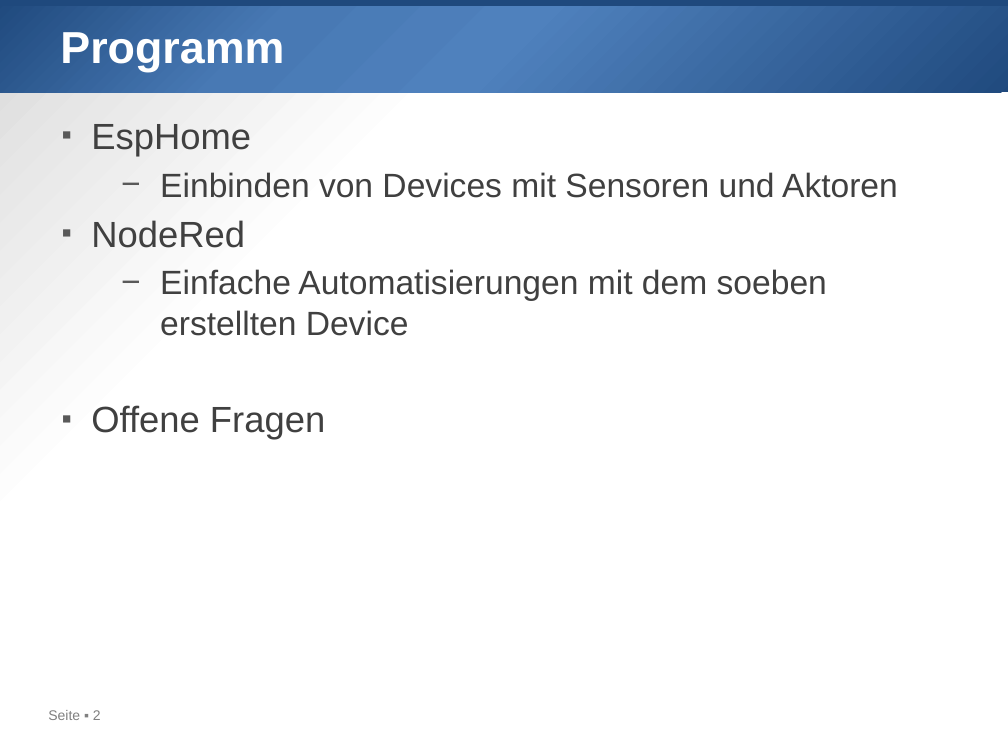
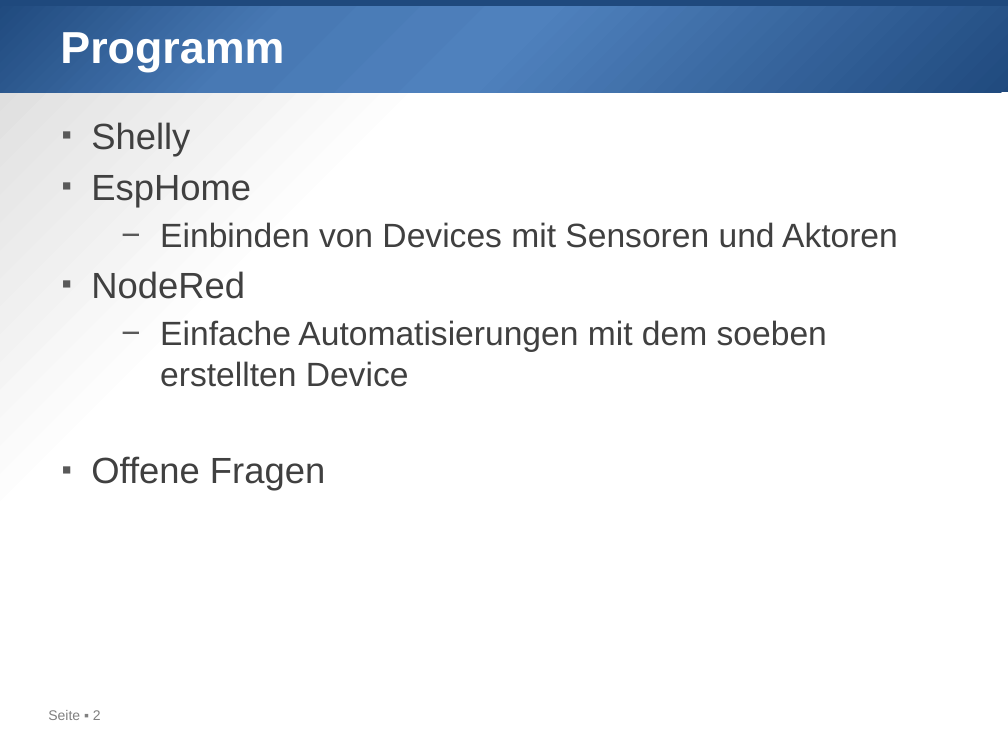
Before and after one commit to htl-leo/iot, a slide deck: slide 2 of 2023-03-11/01 Überblick dritter Kurstag.pptx. Drawn at 1008x756 pixels with LibreOffice and Linux fonts; fonts in the diff are those of the drawing. Boxes give left, top, right and bottom in pixels: in the first picture for what was removed or moved away, otherwise in the second. Text is boxed around its words. In the diff, an @@ line names an element or a change of style, - is before the commit and + after.

```diff
--- a/2023-03-11/01 Überblick dritter Kurstag.pptx
+++ b/2023-03-11/01 Überblick dritter Kurstag.pptx
@@ text at (91,122,190,157): paragraph added @@
+▪ Shelly
```
Also in this commit, not shown: 1 other slide changed, 4 other files.
